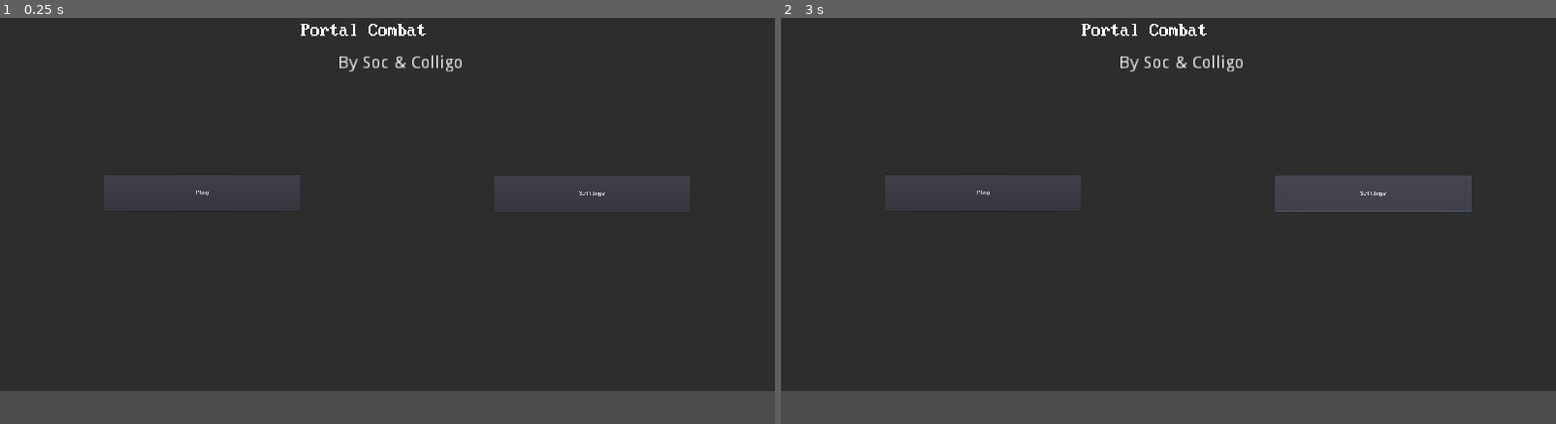
Above: before the commit, frames 1-2 (left to right).
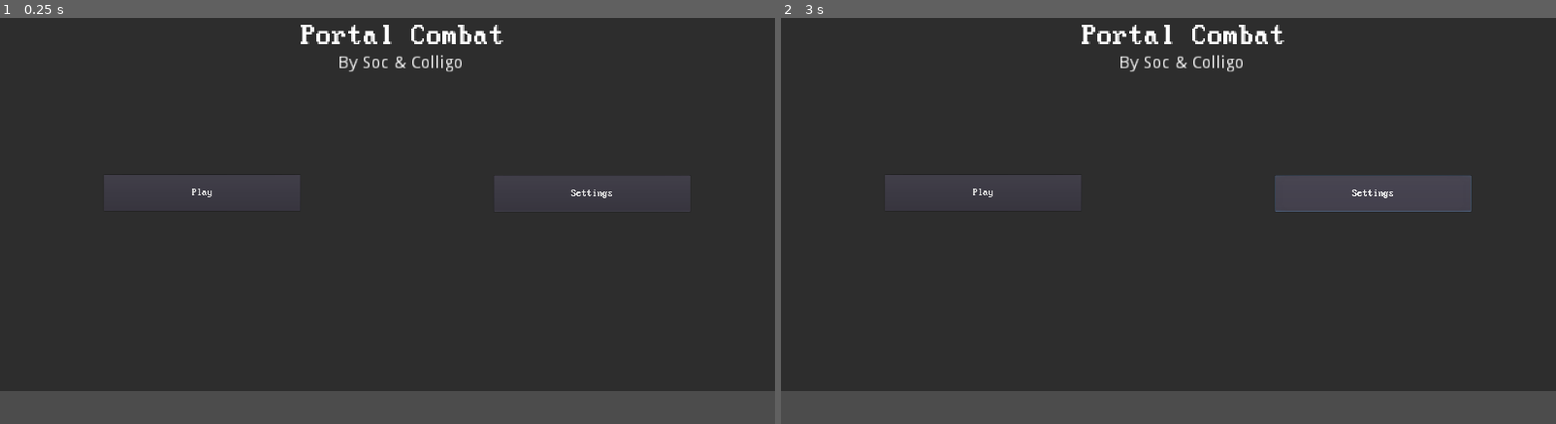
Above: after the commit, the same moments.

Repository: Socerest2/portal-combat
Game: Godot game, scene res://MainMenu.tscn
The game is run twice, just before and just after one commit, with the same random seed, the same clock (stepped at 60 frames per second) and the same inputs. Before the commit the project has no main scene; this scene is started directly in both runs.
Inputs:
- Up to frame 1 (0.25 s): no input
- Up to frame 2 (3 s): click "Play" at 0.5 s; click "Play" at 1.25 s; click "Play" at 2 s; click "Settings" at 2.75 s

The runs differ from the first frame. In frame 1, 0.7% of the frame differs, in the area x 24-79%, y 1-45%; in frame 2, 0.7%.

Commit message:
added file

Diff:
--- a/Resources/Fonts/LessPerfectDosVGA.tres
+++ b/Resources/Fonts/LessPerfectDosVGA.tres
@@ -3,4 +3,5 @@
 [ext_resource path="res://Resources/Fonts/BaseFonts/LessPerfectDOSVGA.ttf" type="DynamicFontData" id=1]
 
 [resource]
+size = 25
 font_data = ExtResource( 1 )
--- a/project.godot
+++ b/project.godot
@@ -16,6 +16,7 @@
 [application]
 
 config/name="Portal Combat"
+run/main_scene="res://MainMenu.tscn"
 config/icon="res://icon.png"
 
 [display]
